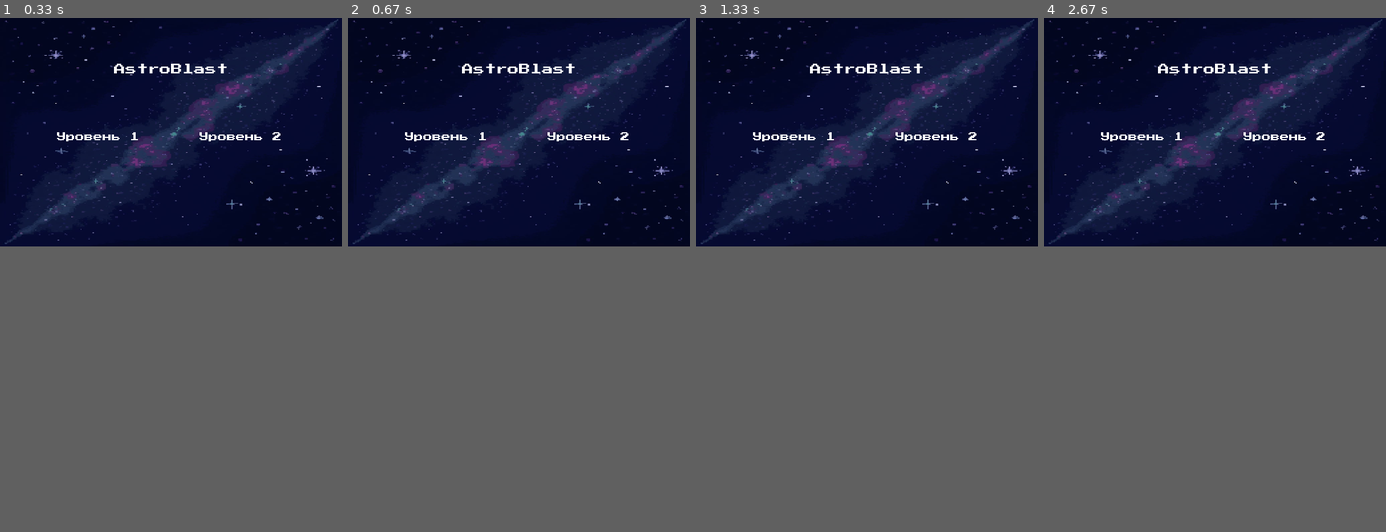
Above: before the commit, frames 1-4 (left to right).
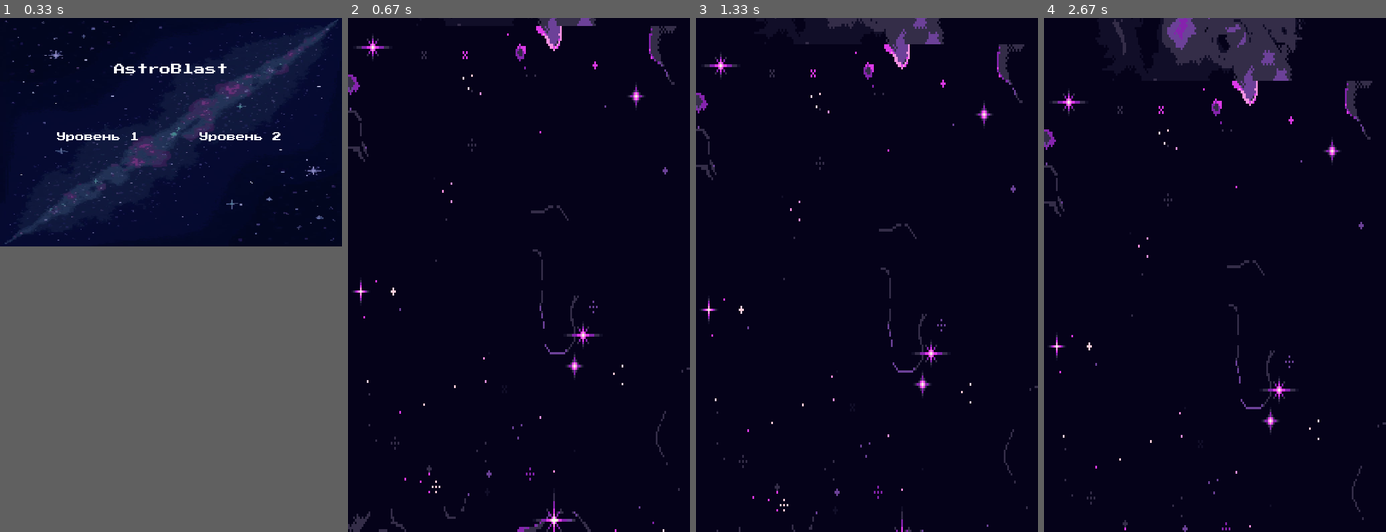
Above: after the commit, the same moments.

Repository: ArxIIdoL/Pygame_Project_Yandex_Luceum
Game: pygame game, started from main.py
The game is run twice, just before and just after one commit, with the same random seed, the same clock (stepped at 60 frames per second) and the same inputs.
Inputs (mouse positions are in pixels of both pictures, inside the frame that each line leads up to):
- Up to frame 1 (0.33 s): no input
- Up to frame 2 (0.67 s): click (443, 136) at 0.38 s
- Up to frame 3 (1.33 s): no input
- Up to frame 4 (2.67 s): no input
In frame 2 the window is 600x400 before the commit and 600x900 after it. Grey fills any space a smaller window leaves; there, only what the larger window draws over its background counts as a difference.

Frame 1 is identical in both runs. In frame 2, 18% of the frame differs, in the area x 0-100%, y 0-100%; in frame 3, 18%; in frame 4, 19%.

Commit message:
Фон первого уровня вместе с начальным окном

Diff:
--- a/background tests.py
+++ b/background tests.py
@@ -1,73 +1,127 @@
 import pygame
-from pygame.locals import QUIT
-
-# Константы
-SCREEN_WIDTH = 600
-SCREEN_HEIGHT = 900
-SCROLL_SPEED = 2  # Скорость прокрутки
 
 
-class BackgroundManager:
-    def __init__(self, screen, backgrounds):
-        self.screen = screen
-        self.backgrounds = backgrounds
-        self.bg_count = len(backgrounds)
-        self.y_offsets = [i * SCREEN_HEIGHT for i in range(self.bg_count)]  # Смещение для каждого фона
+class AnimatedSprite(pygame.sprite.Sprite):
+    def __init__(self, sheet, columns, rows, x, y):
+        super().__init__()
+        self.frames = []
+        self.cut_sheet(sheet, columns, rows)
+        self.cur_frame = 0
+        self.image = self.frames[self.cur_frame]
+        self.rect = self.image.get_rect(topleft=(x, y))
 
-    def update_and_draw(self):
-        # Двигаем фоны вниз
-        for i in range(self.bg_count):
-            self.y_offsets[i] += SCROLL_SPEED
+    def cut_sheet(self, sheet, columns, rows):
+        frame_width = sheet.get_width() // columns
+        frame_height = sheet.get_height() // rows
+        for j in range(rows):
+            for i in range(columns):
+                frame_location = (frame_width * i, frame_height * j)
+                self.frames.append(sheet.subsurface(pygame.Rect(
+                    frame_location, (frame_width, frame_height))))
 
-            # Если фон уходит вниз, сбрасываем его на верхнюю позицию
-            if self.y_offsets[i] >= SCREEN_HEIGHT:
-                self.y_offsets[i] = (self.y_offsets[i] - SCREEN_HEIGHT * self.bg_count)
+    def update(self):
+        self.cur_frame = (self.cur_frame + 1) % len(self.frames)
+        self.image = self.frames[self.cur_frame]
 
-        # Очищаем экран перед новой отрисовкой
-        self.screen.fill((0, 0, 0))  # Черный фон
 
-        # Отображаем фоны
-        for i in range(self.bg_count):
-            self.screen.blit(self.backgrounds[i], (0, self.y_offsets[i]))
+class Ship(AnimatedSprite):
+    def __init__(self, x, y):
+        sheet = pygame.image.load("data/image/ship_sprite/ship.png").convert_alpha()
+        super().__init__(sheet, 4, 1, x, y)
+
+        self.bullets = []
+        self.last_shot_time = 0
+        self.shoot_delay = 175
+
+        # Параметры для эффекта вылета
+        self.is_flying_in = True
+        self.fly_in_speed = 2  # Скорость вылета
+        self.target_y = 700  # Конечная позиция корабля (где он должен остановиться)
+
+        # Устанавливаем начальную позицию
+        self.rect.y = 900  # Начинаем из нижней части экрана
+
+    def move(self, dx, dy):
+        self.rect.x += dx
+        self.rect.y += dy
+        self.rect.x = max(0, min(self.rect.x, 600 - self.rect.width))
+        self.rect.y = max(0, min(self.rect.y, 900 - self.rect.height))
+
+    def shoot(self, current_time):
+        if current_time - self.last_shot_time > self.shoot_delay:
+            bullet = Bullet(self.rect.centerx, self.rect.top)
+            self.bullets.append(bullet)
+            self.last_shot_time = current_time
+
+    def update(self):
+        if self.is_flying_in:
+            # Поднимаем корабль из-за нижней границы экрана
+            if self.rect.y > self.target_y:
+                self.rect.y -= self.fly_in_speed
+            else:
+                self.is_flying_in = False  # Остановить эффект вылета
+        super().update()
+
+
+class Bullet(AnimatedSprite):
+    def __init__(self, x, y):
+        sheet = pygame.image.load("data/image/bullet_sprite/All_Fire_Bullet_Pixel_16x16_00.png").convert_alpha()
+        super().__init__(sheet, 4, 1, x, y)
+        self.bullet_speed = 1.7
+
+        # Поворачиваем каждый кадр на 90 градусов влево
+        self.frames = [pygame.transform.rotate(frame, 90) for frame in self.frames]
+        self.image = self.frames[self.cur_frame]
+        self.rect = self.image.get_rect(center=self.rect.center)
+
+    def move(self):
+        self.rect.y -= self.bullet_speed
 
 
 def main():
-    # Инициализируем Pygame
     pygame.init()
-
-    # Создаем окно
-    screen = pygame.display.set_mode((SCREEN_WIDTH, SCREEN_HEIGHT))
-
-    # Загружаем фоны
-    backgrounds = []
-    for i in range(1, 4):  # Предполагаем, что у вас есть три изображения
-        filename = f'data/image/backgrounds image/level 1/Space Background ({i}).png'
-        bg = pygame.image.load(filename)
-        bg = pygame.transform.scale(bg, (SCREEN_WIDTH, SCREEN_HEIGHT))
-        backgrounds.append(bg)
-
-    # Создаем объект менеджера фонов
-    background_manager = BackgroundManager(screen, backgrounds)
-
-    # Основной игровой цикл
-    running = True
+    screen = pygame.display.set_mode((600, 900))
     clock = pygame.time.Clock()
 
+    # Вычисляем начальную позицию по центру экрана
+    ship_x = (600 - 64) // 2  # 64 - ширина корабля (предположим, что корабль имеет ширину 64 пикселя)
+    ship = Ship(ship_x, 900)  # Начинаем из нижней части экрана
+
+    running = True
     while running:
+        current_time = pygame.time.get_ticks()
         for event in pygame.event.get():
-            if event.type == QUIT:
+            if event.type == pygame.QUIT:
                 running = False
 
-        # Обновляем и отрисовываем фон
-        background_manager.update_and_draw()
+        keys = pygame.key.get_pressed()
+        ship_speed = 1.2
+        if keys[pygame.K_a]:
+            ship.move(-ship_speed, 0)
+        if keys[pygame.K_d]:
+            ship.move(ship_speed, 0)
+        if keys[pygame.K_w]:
+            ship.move(0, -ship_speed)
+        if keys[pygame.K_s]:
+            ship.move(0, ship_speed)
+        if keys[pygame.K_SPACE]:
+            ship.shoot(current_time)
 
-        # Обновляем дисплей
+        for bullet in ship.bullets:
+            bullet.move()
+            if bullet.rect.y < 0:  # Проверяем, вышла ли пуля за верхнюю границу
+                ship.bullets.remove(bullet)
+
+        screen.fill((0, 0, 0))
+        ship.update()
+        screen.blit(ship.image, ship.rect.topleft)
+        for bullet in ship.bullets:
+            bullet.update()
+            screen.blit(bullet.image, bullet.rect.topleft)
+
         pygame.display.flip()
-
-        # Ограничиваем FPS до 60 кадров в секунду
         clock.tick(240)
 
-    # Завершаем работу программы
     pygame.quit()
 
 
--- a/main.py
+++ b/main.py
@@ -1,6 +1,31 @@
+import os
+import sys
+
 import pygame
-import sys
-import os
+
+# Константы
+SCREEN_WIDTH_LEVEL, SCREEN_HEIGHT_LEVEL = 600, 900
+FPS, CLOCK, SCROLL_SPEED = 60, pygame.time.Clock(), 0.4
+
+
+class BackgroundManager:
+    def __init__(self, screen, backgrounds):
+        self.screen, self.backgrounds = screen, backgrounds
+        self.bg_count = len(backgrounds)
+        self.y_offsets = [i * SCREEN_HEIGHT_LEVEL for i in range(self.bg_count)]  # Смещение для каждого фона
+
+    def update_and_draw(self):
+        # Двигаем фоны вниз
+        for i in range(self.bg_count):
+            self.y_offsets[i] += SCROLL_SPEED
+            # Если фон уходит вниз, сбрасываем его на верхнюю позицию
+            if self.y_offsets[i] >= SCREEN_HEIGHT_LEVEL:
+                self.y_offsets[i] = (self.y_offsets[i] - SCREEN_HEIGHT_LEVEL * self.bg_count)
+        # Очищаем экран перед новой отрисовкой
+        self.screen.fill((0, 0, 0))  # Черный фон
+        # Отображаем фоны
+        for i in range(self.bg_count):
+            self.screen.blit(self.backgrounds[i], (0, self.y_offsets[i]))
 
 
 def load_image(name, colorkey=None):
@@ -43,15 +68,16 @@
 
 def start_screen(screen_size):
     global FPS
-    size = 600, 400
-    screen = pygame.display.set_mode(size)
+    pygame.init()
+    screen = pygame.display.set_mode(screen_size)
     # Музыка
     pygame.mixer.init()
     pygame.mixer.music.load(load_music('start music background.mp3'))
-    pygame.mixer.music.play(loops=-1, fade_ms=6 * 1000)
+    pygame.mixer.music.set_volume(0.15)
+    pygame.mixer.music.play(loops=-1, fade_ms=3 * 1000)
     pygame.display.set_icon(load_image('icon.jpg'))
     pygame.display.set_caption('AstroBlast')
-    fon = pygame.transform.scale(load_image('screen_saver/background.jpg'), screen_size)
+    fon = pygame.transform.scale(load_image('backgrounds image/first_screen_background.jpg'), screen_size)
     screen.blit(fon, (0, 0))
     # Название игры
     font = load_font(20)
@@ -76,11 +102,34 @@
                 elif 342 <= event.pos[0] <= 500 and 194 <= event.pos[1] <= 217:  # Открытие уровня 2
                     level_two()
         pygame.display.flip()
-        clock.tick(FPS)
+        CLOCK.tick(FPS)
 
 
 def level_one():
-    print('WIP: level_one')
+    global CLOCK
+    # Инициализируем Pygame
+    pygame.init()
+    # Создаем окно
+    os.environ['SDL_VIDEO_WINDOW_POS'] = '%i,%i' % (0, 0)
+    os.environ['SDL_VIDEO_CENTERED'] = '0'
+
+    screen = pygame.display.set_mode((SCREEN_WIDTH_LEVEL, SCREEN_HEIGHT_LEVEL))
+    # Загружаем фоны
+    backgrounds = []
+    for i in range(1, 10):  # Предполагаем, что у вас есть 9 изображений
+        filename = f'data/image/backgrounds image/level 1/Space Background ({i}).png'
+        bg = pygame.transform.scale(pygame.image.load(filename), (SCREEN_WIDTH_LEVEL, SCREEN_HEIGHT_LEVEL))
+        backgrounds.append(bg)
+    # Создаем объект менеджера фонов
+    background_manager = BackgroundManager(screen, backgrounds)
+    # Основной игровой цикл
+    while True:
+        for event in pygame.event.get():
+            if event.type == pygame.QUIT:
+                terminate()
+        background_manager.update_and_draw()  # Обновляем и отрисовываем фон
+        pygame.display.flip()  # Обновляем дисплей
+        CLOCK.tick(240)  # Ограничиваем FPS до 60 кадров в секунду
 
 
 def level_two():
@@ -88,9 +137,4 @@
 
 
 if __name__ == '__main__':
-    pygame.init()
-    pygame.display.set_caption('')
-    size = width, height = 600, 900
-    screen = pygame.display.set_mode(size)
-    FPS, clock, running = 50, pygame.time.Clock(), True
     start_screen((600, 400))
Renamed: data/image/screen_saver/background.jpg -> data/image/backgrounds image/first_screen_background.jpg
Not shown, changed: data/music/start screen background.mp3
